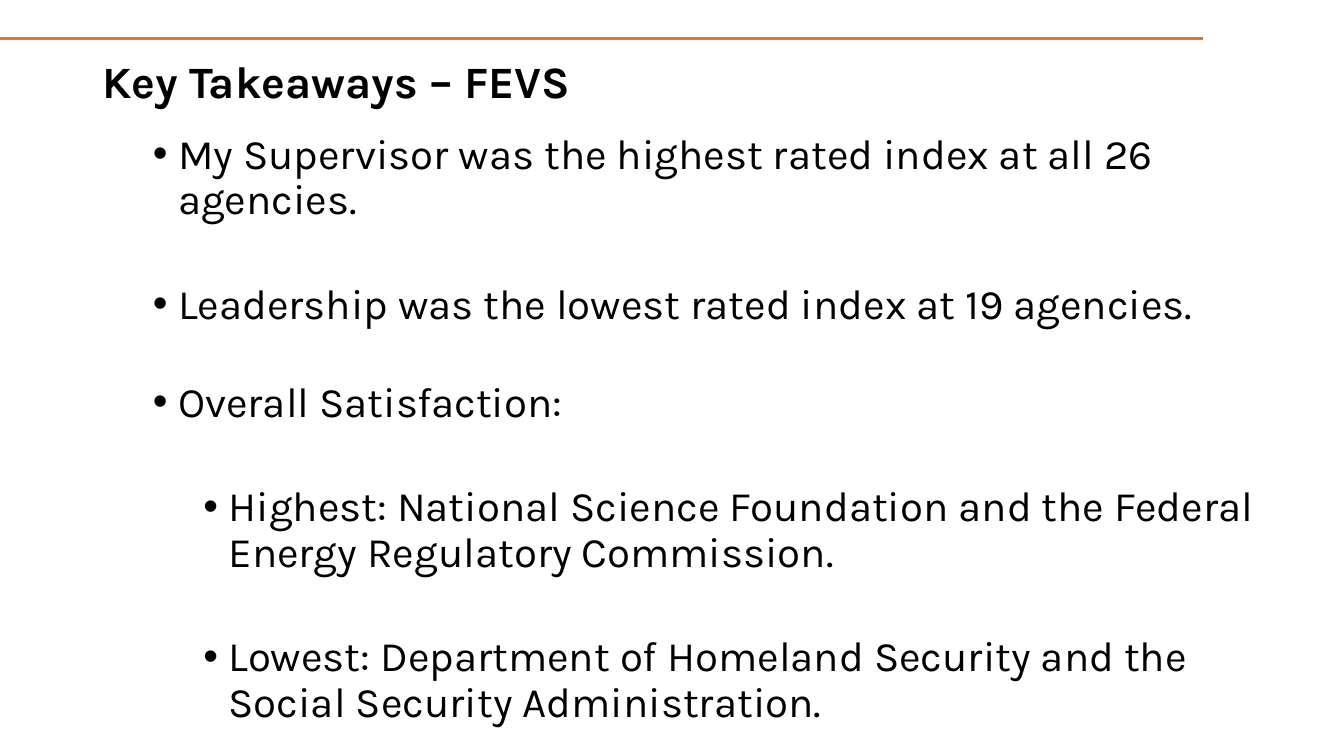
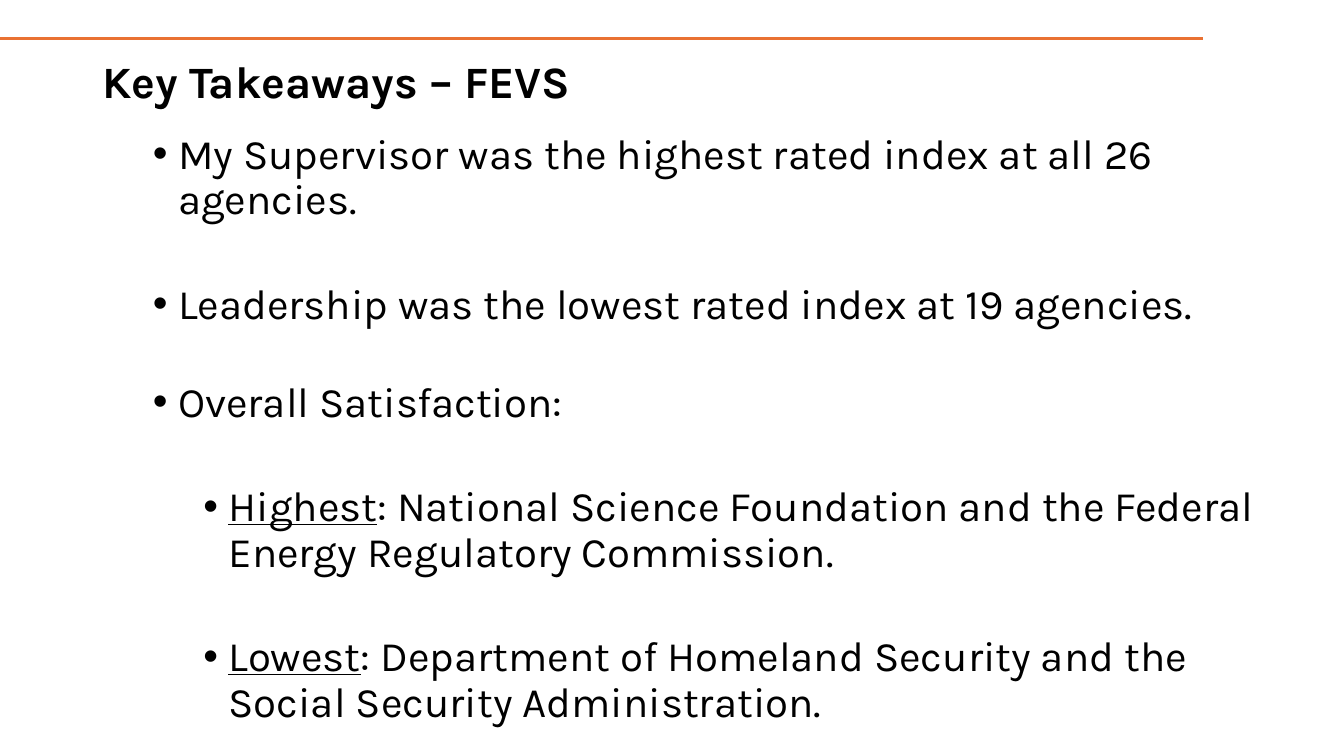
Before and after one commit to aaron-hollinger/federal_employee_job_satisfaction, a slide deck: slide 23 of presentation/FinalPresentation.pptx. Drawn at 1344x756 pixels with LibreOffice and Linux fonts; fonts in the diff are those of the drawing. Boxes give left, top, right and bottom in pixels: in the first picture for what was removed or moved away, otherwise in the second. Text is boxed around its words. In the diff, an @@ line names an element or a change of style, - is before the commit and + after.

```diff
--- a/presentation/FinalPresentation.pptx
+++ b/presentation/FinalPresentation.pptx
@@ text at bbox=[228, 492, 1254, 728]: underline on in "Highest:", "Lowest:" @@
```
Also in this commit, not shown: 4 other slides changed.
